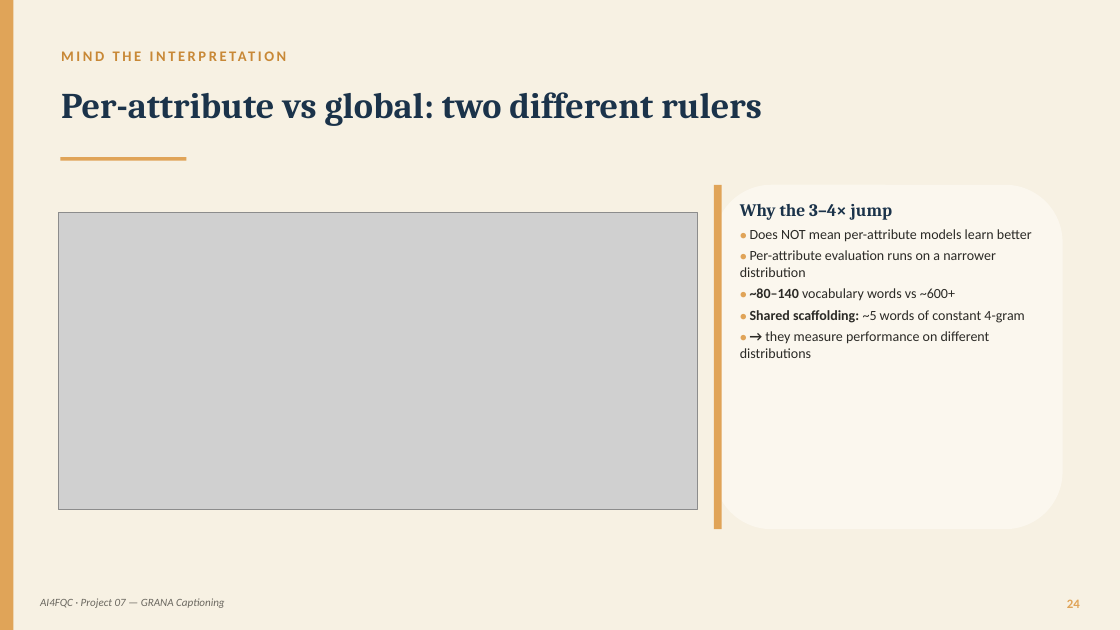
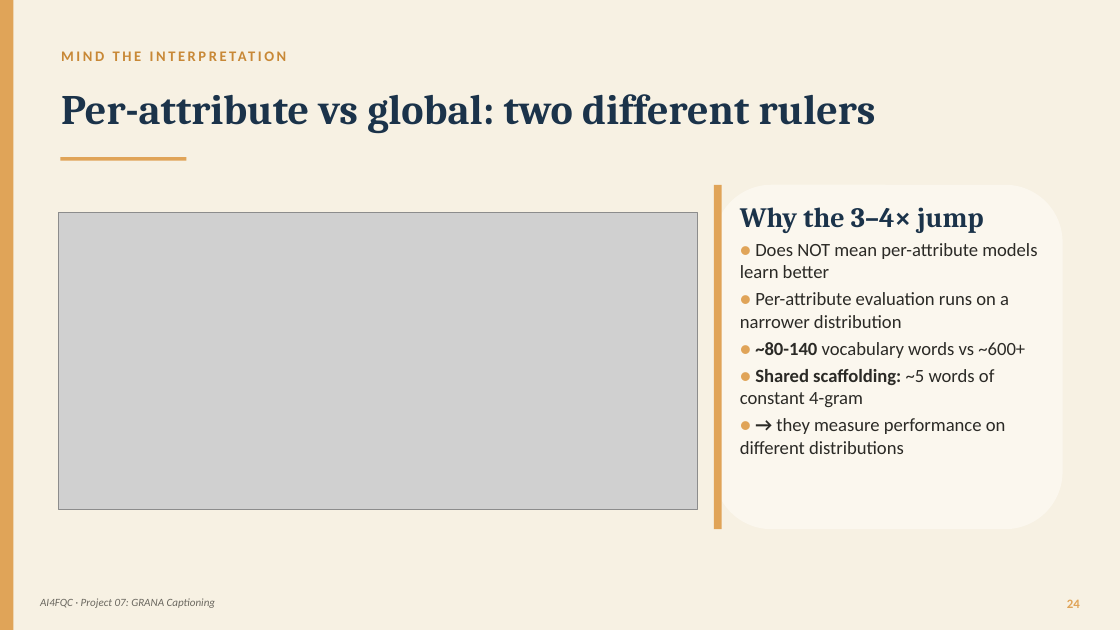
Before and after one commit to panciut/Cheese, a slide deck: slide 24 of presentation/Trentingrana_Captioning_EN.pptx. Drawn at 1120x630 pixels with LibreOffice and Linux fonts; fonts in the diff are those of the drawing; grey boxes stand for pictures. Boxes give left, top, right and bottom in pixels: in the first picture for what was removed or moved away, otherwise in the second. Text is boxed around its words. In the diff, an @@ line names an element or a change of style, - is before the commit and + after.

```diff
--- a/presentation/Trentingrana_Captioning_EN.pptx
+++ b/presentation/Trentingrana_Captioning_EN.pptx
@@ text "Per-attribute vs global: two different ..." at (61,94,876,134): size 31 to 36 pt @@
@@ text at (740,207,1037,454): size 15 to 24 pt in "Why the 3–4× jump"; size 10 to 16 pt in "●", "●", "●", "●"; size 12 to 16 pt in "Does NOT mean per-attribute models learn better", "Per-attribute evaluation runs on a narrower distribution", "Shared scaffolding: ~5 words of constant 4-gram", "→ they measure performance on different distributions" @@
@@ text at (755,342,1025,358): text changed; size 12 to 16 pt @@
-● ~80–140 vocabulary words vs ~600+
+● ~80-140 vocabulary words vs ~600+
@@ text at (40,598,216,608): text changed @@
-AI4FQC · Project 07 — GRANA Captioning
+AI4FQC · Project 07: GRANA Captioning
```
Also in this commit, not shown: 29 other slides changed, 1 other file.
